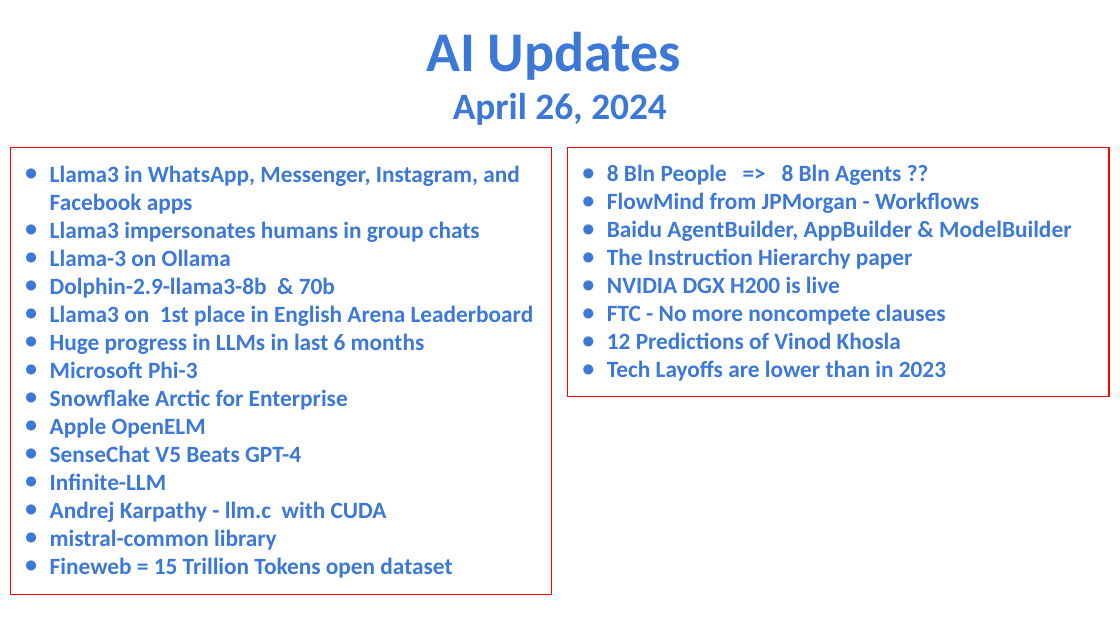
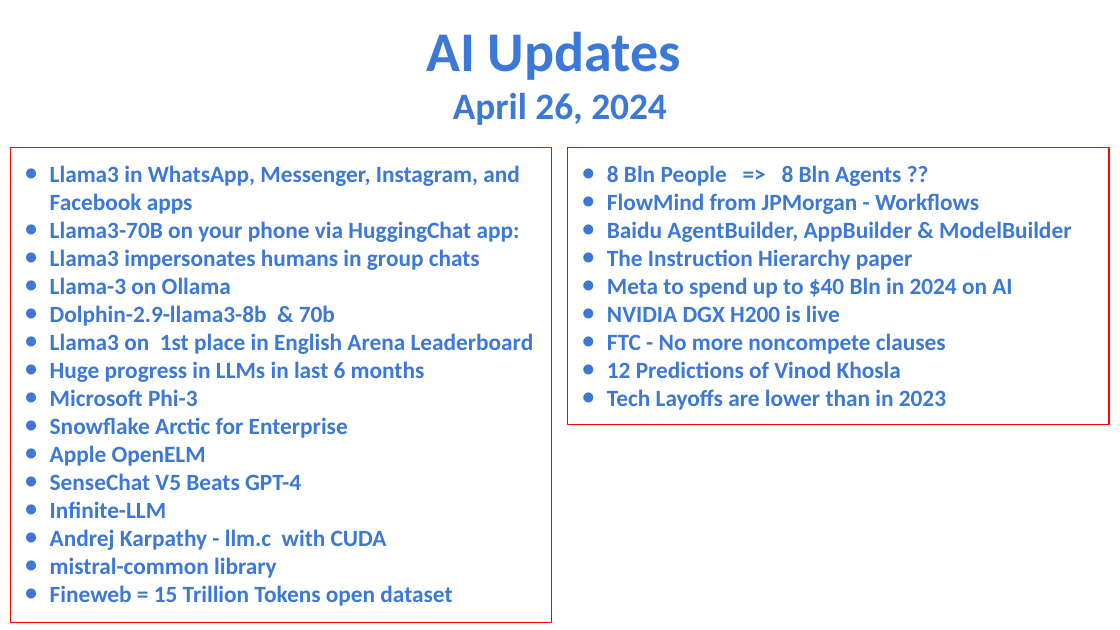
Before and after one commit to lselector/seminar, a slide deck: slide 1 of 2024/2024-04-26-AI-Updates.pptx. Drawn at 1120x630 pixels with LibreOffice and Linux fonts; fonts in the diff are those of the drawing. Boxes give left, top, right and bottom in pixels: in the first picture for what was removed or moved away, otherwise in the second. Text is boxed around its words. In the diff, an @@ line names an element or a change of style, - is before the commit and + after.

```diff
--- a/2024/2024-04-26-AI-Updates.pptx
+++ b/2024/2024-04-26-AI-Updates.pptx
@@ rectangle "Llama3 in WhatsApp, Messenger, Instagram, ...": place and size @@
-rectangle "Llama3 in WhatsApp, Messenger, Instagram, ..." at [10,148,551,595]
+rectangle "Llama3 in WhatsApp, Messenger, Instagram, ..." at [10,148,551,623]
@@ rectangle "8 Bln People => 8 ...": place and size @@
-rectangle "8 Bln People => 8 ..." at [568,148,1109,396]
+rectangle "8 Bln People => 8 ..." at [568,148,1109,424]
@@ text in rectangle at [50,221,520,242]: paragraph added @@
+● Llama3-70B on your phone via HuggingChat app:
@@ text in rectangle at [607,277,1012,298]: paragraph added @@
+● Meta to spend up to $40 Bln in 2024 on AI
```
Also in this commit, not shown: 3 other slides changed.
